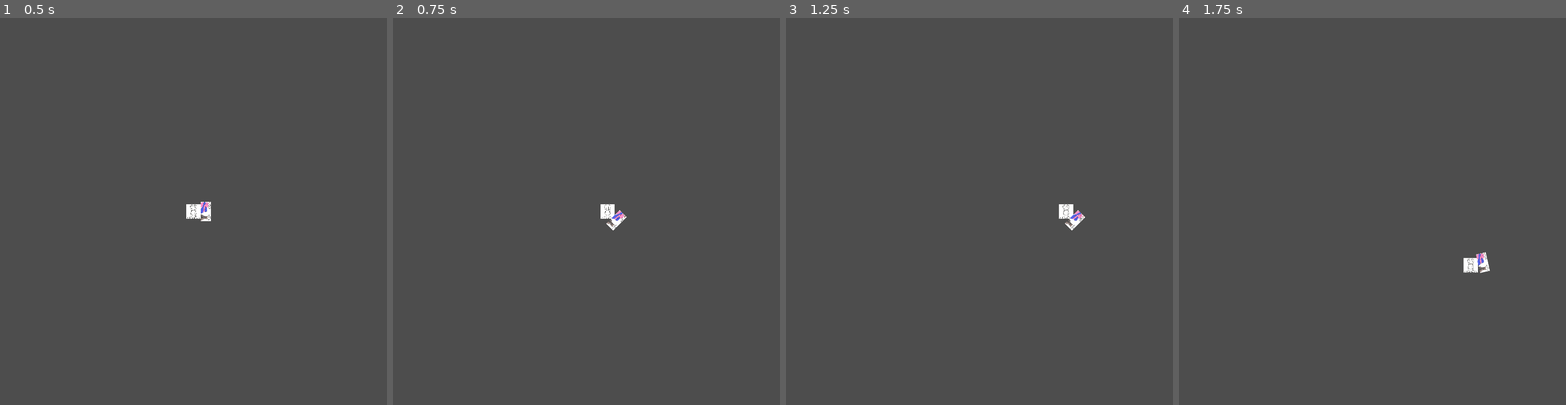
Above: before the commit, frames 1-4 (left to right).
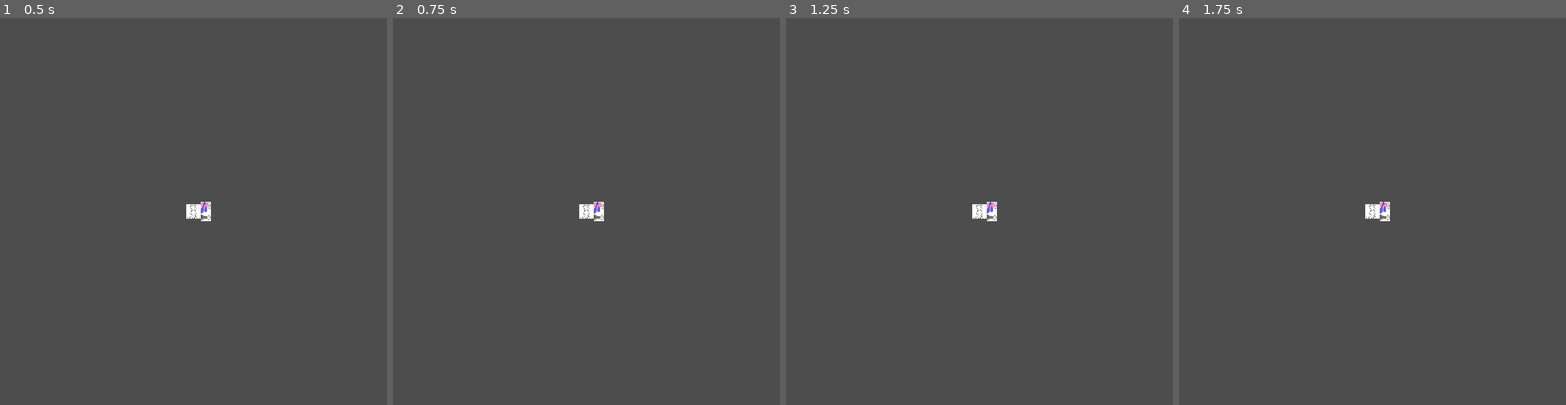
Above: after the commit, the same moments.

Repository: Restra9423/Jamfest-Spring-2026
Game: Godot game, scene res://Levels/world_scene.tscn
The game is run twice, just before and just after one commit, with the same random seed, the same clock (stepped at 60 frames per second) and the same inputs.
Inputs (mouse positions are in pixels of both pictures, inside the frame that each line leads up to):
- Up to frame 1 (0.5 s): no input
- Up to frame 2 (0.75 s): tap Enter at 0.5 s; move the mouse to (671, 192) at 0.52 s; hold D (Right) from 0.53 s (still down); click (671, 192) at 0.6 s
- Up to frame 3 (1.25 s): keep holding D (Right)
- Up to frame 4 (1.75 s): move the mouse to (1295, 230) at 1.27 s; release D (Right) at 1.28 s; hold S (Down) from 1.28 s (still down); click (1295, 230) at 1.35 s

Frame 1 is identical in both runs. In frame 2, 0.5% of the frame differs, in the area x 48-61%, y 47-55%; in frame 3, 0.5%; in frame 4, 0.5%, in the area x 48-81%, y 47-66%.
Error after the commit: Parse Error: Expected end of statement after expression, found "Identifier" instead. (res://Scripts/playerMovement.gd:52)

Commit message:
whatever, go my commit

Diff:
--- a/Prefabs/Bullet.tscn
+++ b/Prefabs/Bullet.tscn
@@ -4,6 +4,7 @@
 [ext_resource type="Script" uid="uid://coh2yb5bluxi1" path="res://Scripts/bullet.gd" id="1_pv5ng"]
 
 [sub_resource type="CircleShape2D" id="CircleShape2D_62lvt"]
+radius = 19.697716
 
 [node name="Bullet" type="Area2D" unique_id=979420319]
 collision_layer = 4
@@ -11,7 +12,7 @@
 script = ExtResource("1_pv5ng")
 
 [node name="Sprite" type="Sprite2D" parent="." unique_id=183161725]
-scale = Vector2(0.2, 0.2)
+scale = Vector2(0.4, 0.4)
 texture = ExtResource("1_62lvt")
 
 [node name="CollisionShape2D" type="CollisionShape2D" parent="." unique_id=1696189687]
--- a/Scripts/bullet.gd
+++ b/Scripts/bullet.gd
@@ -28,3 +28,7 @@
 
 func _on_destroy_timer_timeout() -> void:
 	queue_free()
+
+func setParried():
+	speed *= -2
+	remove_child($CollisionShape2D)
--- a/Scripts/playerMovement.gd
+++ b/Scripts/playerMovement.gd
@@ -48,12 +48,15 @@
 func _on_area_2d_area_entered(area: Area2D) -> void:
 	if(parrying && area.isParryable):
 		parry()
+		area.setParried()
+		makee a post button press window too
 	else:
 		hurt()
 
 func parry():
 	parried = true
 	parryCooldown.start()
+	print("parry")
 
 func hurt():
 	if(!iFramesActive):
@@ -64,7 +67,6 @@
 		#create obvious visual indicator
 		#make ui update for health
 
-
 func _on_i_frames_timeout() -> void:
 	iFramesActive = false
 func _on_parry_length_timeout() -> void:
